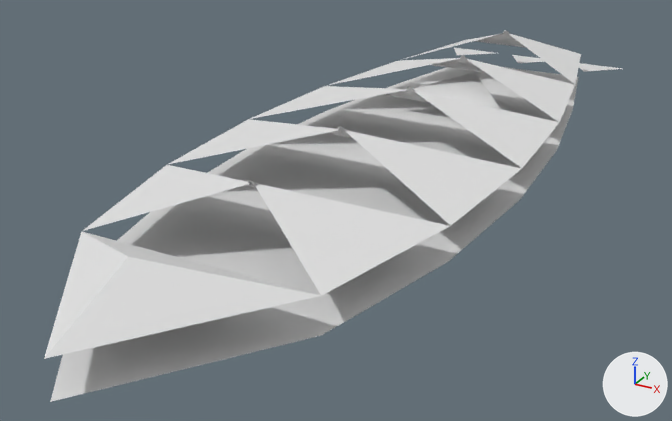
One commit to the OBJ model GameData/Meshes/Designs/vesper/vesper_gunship_ace_56.obj: the scene before it, then after it.
Camera for both pictures: a camera (50 mm lens) standing at (3.94, -8.88, 3.46) and looking at (-0.34, -1.11, -0.42). The axes (+X, +Y, +Z) are drawn at lower right. The lights are the same throughout. The first picture is the older version. Where no turn or scale is listed for an object, it has been applied to the vertices. Vertices at exactly the same position are counted once.

In view in the first picture: 'vesper_gunship_ace_56'.
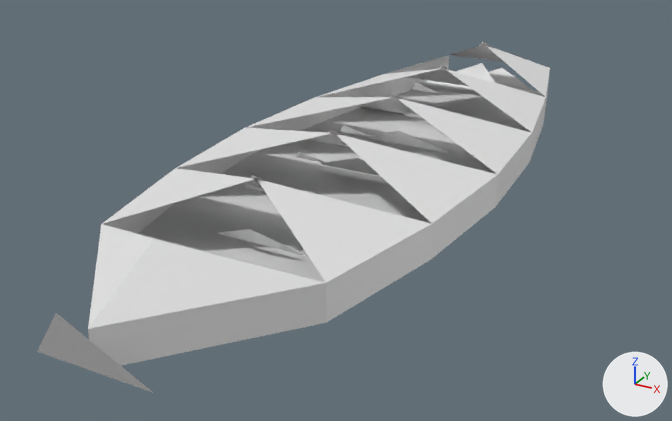
Location of each change, (x1, y1, x2, y2) in pixels of the pictures (672 x 421 px):
'vesper_gunship_ace_56', reshaped (11% narrower)
    before: (44, 30, 622, 402)
    after: (37, 41, 550, 392)
part 1 of me_vesper_gunship_ace_56, rebuilt (14% narrower)
    before: (44, 33, 581, 359)
    after: (88, 45, 550, 366)
part 2 of me_vesper_gunship_ace_56, rebuilt
    before: (248, 180, 259, 188)
    after: (245, 183, 265, 192)
part 3 of me_vesper_gunship_ace_56, rebuilt
    before: (413, 72, 500, 108)
    after: (413, 63, 495, 96)
part 4 of me_vesper_gunship_ace_56, deleted
    before: (338, 30, 622, 136)
part 5 of me_vesper_gunship_ace_56, built on
    before: (50, 67, 579, 402)
    after: (37, 41, 542, 392)

The change, as a list of edits to the scene's bpy script:
```text
Change me_vesper_gunship_ace_56:
    used by ob_vesper_gunship_ace_56; location = (0.0, 0.0, 0.0)
    remove me_vesper_gunship_ace_56.from_pydata(...)  # 59 vertices, 38 faces; spans x -1.53..1.53, y -5.45..4.39, z 0.0..0.71
    add me_vesper_gunship_ace_56.from_pydata(...)  # 98 vertices, 75 faces; spans x -1.39..1.39, y -5.31..2.9, z 0.0..0.73
    me_vesper_gunship_ace_56 part 1: the loose piece of 19 vertices spanning x -1.53..1.53, y -5.45..3.66, z 0.32..0.66 is rebuilt with 32 vertices and now spans x -1.39..1.39, y -5.06..2.72, z 0.0..0.67
    me_vesper_gunship_ace_56 part 2: the loose piece of 3 vertices spanning x -0.12..0.12, y -3.18..-2.99, z 0.56..0.71 is rebuilt with 3 vertices and now spans x -0.18..0.18, y -3.22..-2.96, z 0.53..0.7
    me_vesper_gunship_ace_56 part 3: the loose piece of 3 vertices spanning x -0.64..0.64, y 1.0..1.86, z 0.25..0.38 is rebuilt with 3 vertices and now spans x -0.61..0.61, y 1.32..2.09, z 0.26..0.45
    me_vesper_gunship_ace_56 part 4: 7 loose pieces with 21 vertices, spanning x -1.29..1.29, y -1.66..4.39, z 0.0..0.71, are deleted
    me_vesper_gunship_ace_56 part 5
    13 vertices are removed from x -1.53..1.53, y -5.45..3.66, z 0.0
    11 faces are deleted
    55 vertices are added at x -1.22..1.22, y -5.31..2.9, z 0.0..0.73
    5 new vertices lie (0.3, 0.0, 0.0) away from vertices in x -0.15, y -2.91..2.27, z 0.58
    20 new faces join them
```
